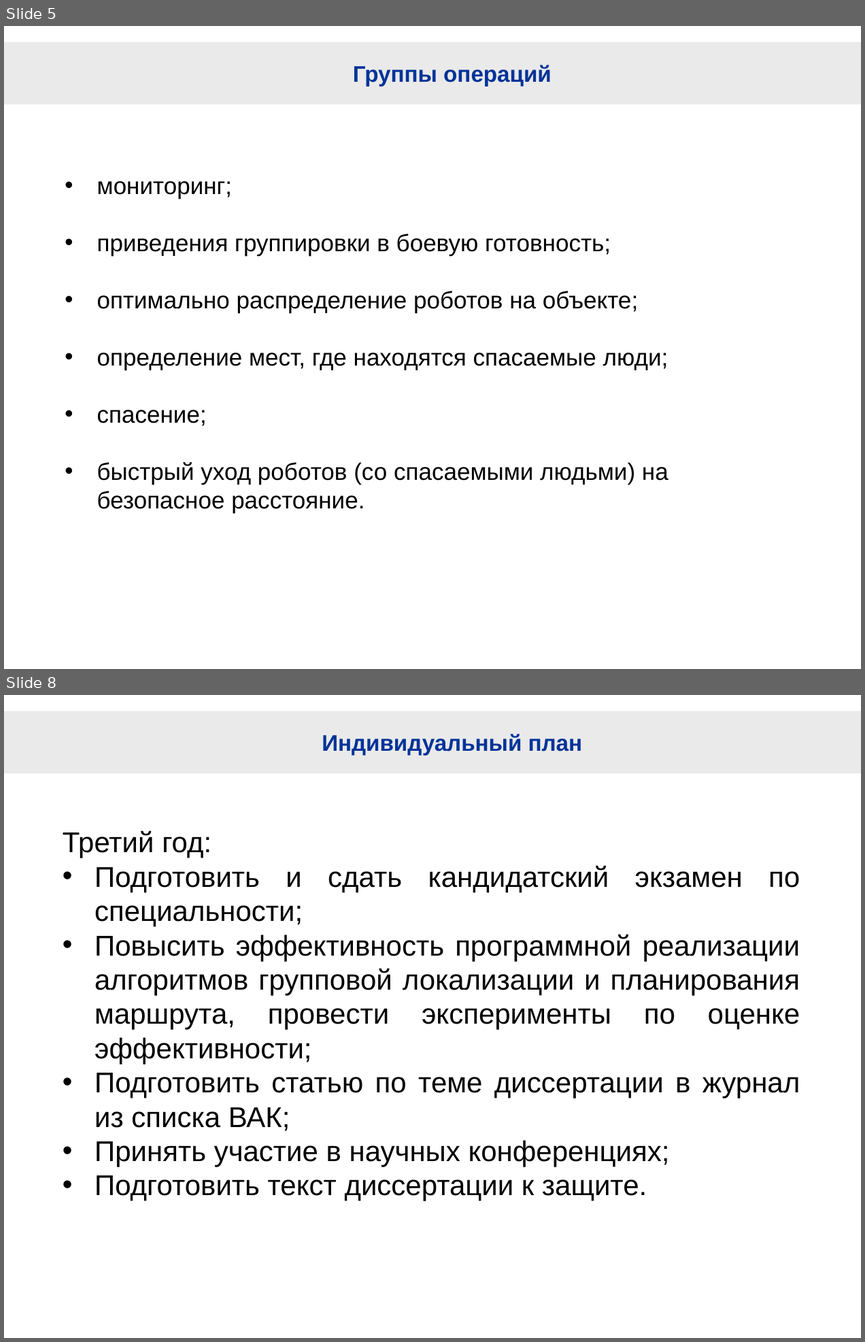
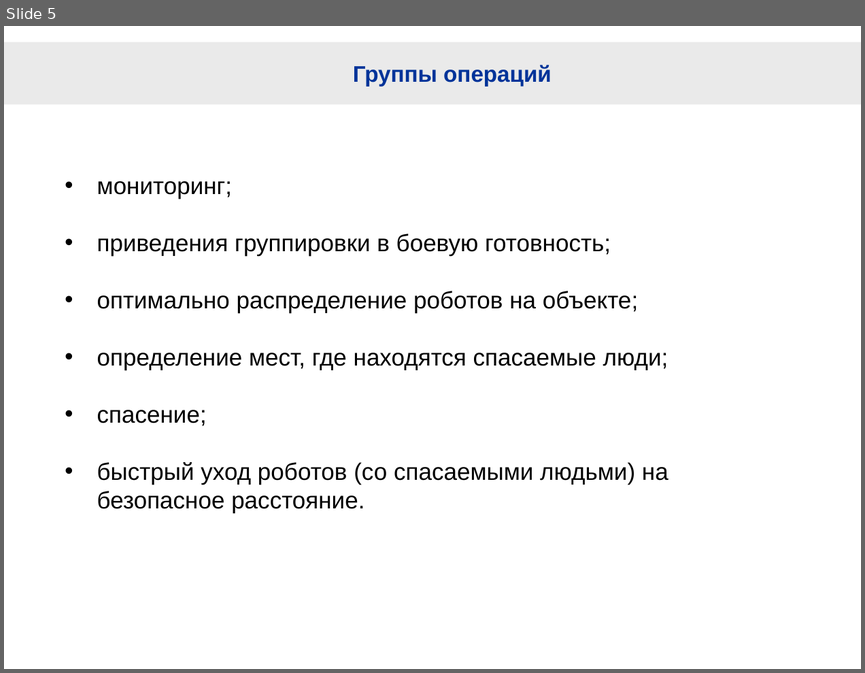
Before and after one commit to hellraptor/RescueRobots, a slide deck: RescueRobotsForNN.pptx. Shown one above the other, each under a label of ours: slides 5 and 8 before the commit, slide 5 after it; the slides between them are not shown. The pictures are 865x1342 and 865x673 pixels, drawn with LibreOffice and Linux fonts; fonts in the diff are those of the drawing; background and template pictures are left out. Boxes give left, top, right and bottom in pixels: in the first picture for what was removed or moved away, otherwise in the second. Text is boxed around its words. In the diff, an @@ line names an element or a change of style, - is before the commit and + after.

```diff
--- a/RescueRobotsForNN.pptx
+++ b/RescueRobotsForNN.pptx
@@ slide 8 removed at [4,695,861,1338], background #FFFFFF; not listed: 1 template element that a slide beside it also shows @@
@@ title removed at [322,734,583,756] @@
-Индивидуальный план
@@ text removed at [62,830,800,1201] @@
-Третий год:
-• Подготовить и сдать кандидатский экзамен по специальности;
-• Повысить эффективность программной реализации алгоритмов групповой локализации и планирования маршрута, провести эксперименты по оценке эффективности;
-• Подготовить статью по теме диссертации в журнал из списка ВАК;
-• Принять участие в научных конференциях;
-• Подготовить текст диссертации к защите.
```
Also in this commit, not shown: 1 slide changed, 10 slides added, 2 other slides removed, 1 other file.
